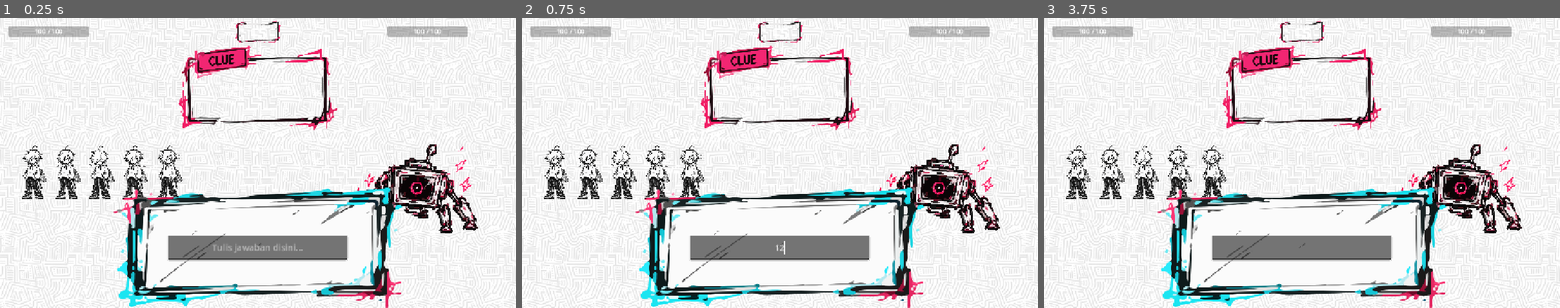
Above: before the commit, frames 1-3 (left to right).
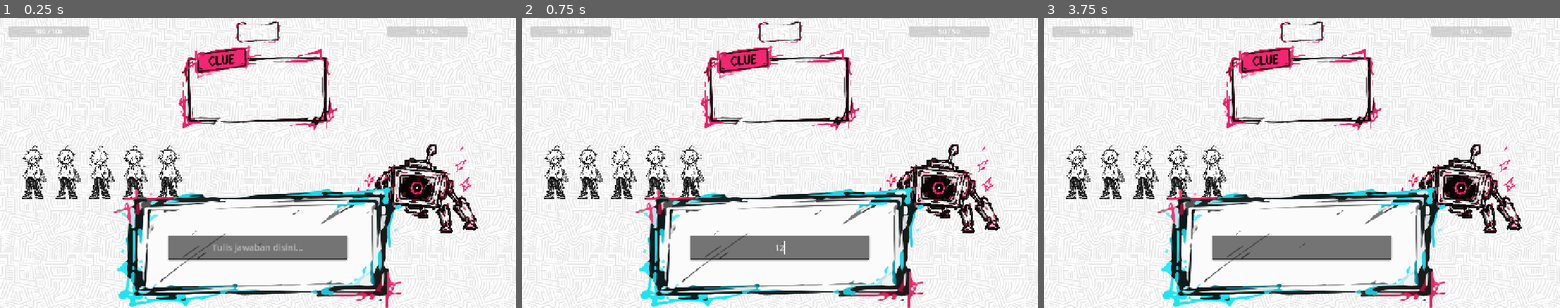
Above: after the commit, the same moments.

Repository: yogiiefe/Laga-Kata
Game: Godot game, scene res://scenes/game/MainGame.tscn
The game is run twice, just before and just after one commit, with the same random seed, the same clock (stepped at 60 frames per second) and the same inputs. This scene is started directly instead of the project's main scene.
Inputs (mouse positions are in pixels of both pictures, inside the frame that each line leads up to):
- Up to frame 1 (0.25 s): no input
- Up to frame 2 (0.75 s): click (780, 247) at 0.52 s; type "12" at 0.6 s
- Up to frame 3 (3.75 s): tap Enter at 1.25, 2.75 s; move the mouse to (1415, 148) at 1.27 s; click (1415, 148) at 1.42 s; tap Space at 2, 3.5 s; drag from (1198, 177) to (1276, 221) at 2.02 s; move the mouse to (1353, 99) at 2.77 s; click (1353, 99) at 2.92 s; drag from (1276, 221) to (1147, 119) at 3.52 s

The runs differ from the first frame. In frame 1, 1.0% of the frame differs, in the area x 1-91%, y 2-30%; in frame 2, 1.0%; in frame 3, 1.0%.
Error before the commit: Parse Error: Expression is of type "HealthBar" so it can't be of type "Range". (res://scripts/ui/HealthBar.gd:26)

Commit message:
fixing health bug

Diff:
--- a/scripts/game/MainGame.gd
+++ b/scripts/game/MainGame.gd
@@ -87,7 +87,7 @@
 
 	var overlay := _show_overlay(STAGE_CLEAR_SCENE)
 	if overlay and overlay.has_method("setup"):
-		overlay.setup(is_final)
+		overlay.call("setup", is_final)
 
 
 func _on_battle_lost() -> void:
--- a/scripts/ui/HealthBar.gd
+++ b/scripts/ui/HealthBar.gd
@@ -23,8 +23,6 @@
 			progress_bar = get_node("TextureProgressBar") as Range
 		elif has_node("ProgressBar"):
 			progress_bar = get_node("ProgressBar") as Range
-		elif self is Range:
-			progress_bar = self
 
 	if hp_label == null:
 		if not hp_label_path.is_empty():
